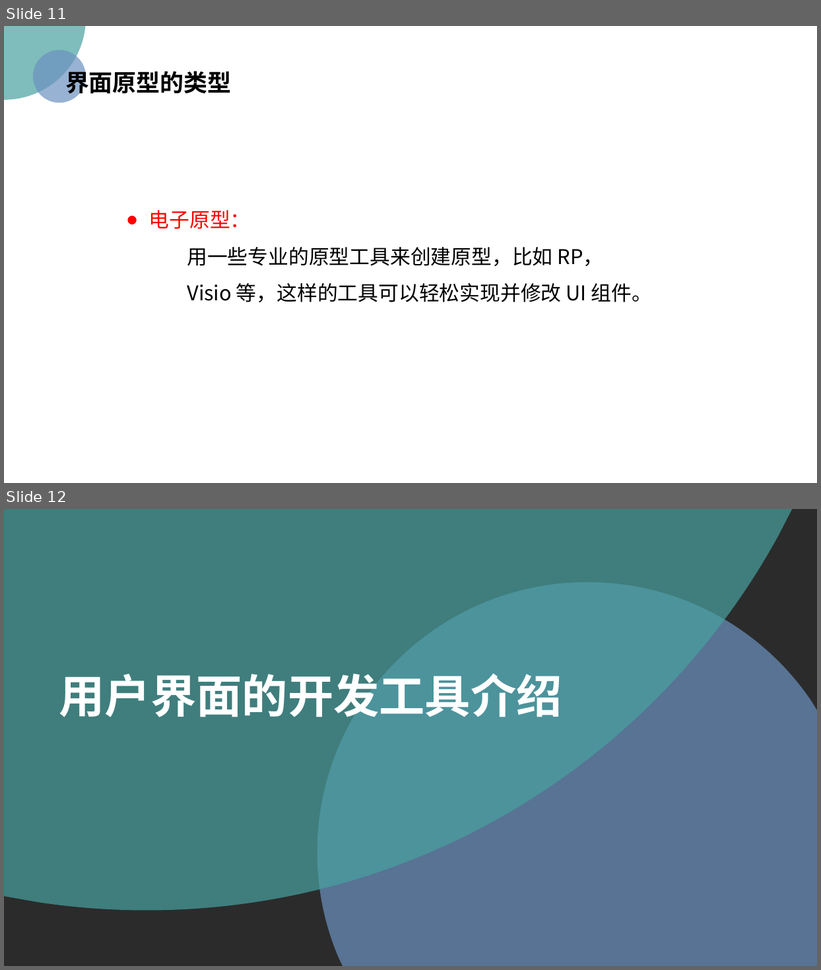
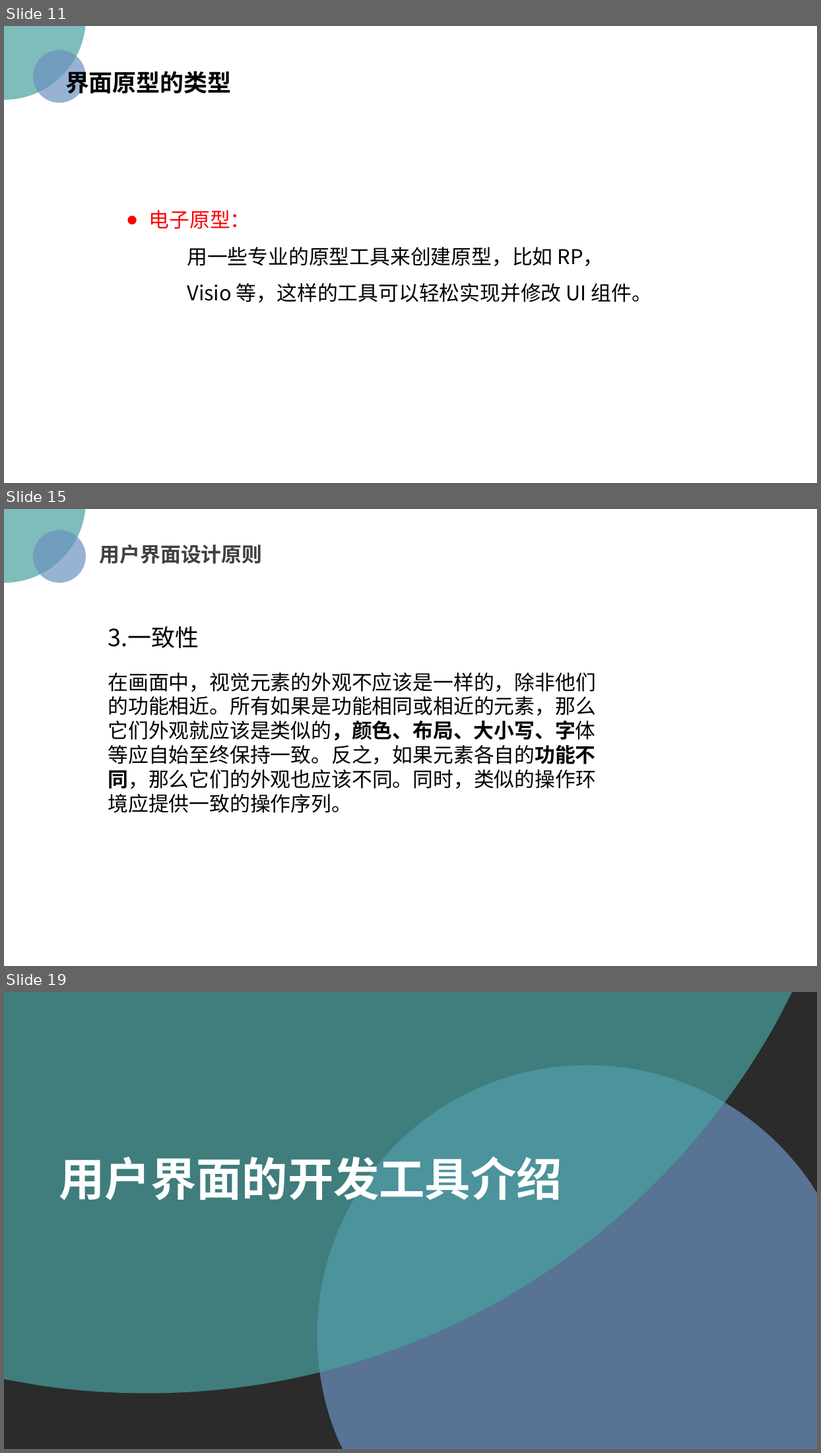
Before and after one commit to PRD2018/PRD2018-G15, a slide deck: 2018-11-4/UML基础2—吕迪部分.pptx. Shown one above the other, each under a label of ours: slides 11 and 12 before the commit, slides 11, 15 and 19 after it; the slides between them are not shown. The pictures are 821x970 and 821x1453 pixels, drawn with LibreOffice and Linux fonts; fonts in the diff are those of the drawing; background and template pictures are left out; a plain dark background stands for a picture behind light text. Boxes give left, top, right and bottom in pixels: in the first picture for what was removed or moved away, otherwise in the second. Text is boxed around its words. In the diff, an @@ line names an element or a change of style, - is before the commit and + after.

```diff
--- a/2018-11-4/UML基础2—吕迪部分.pptx
+++ b/2018-11-4/UML基础2—吕迪部分.pptx
@@ slide 15 added at box(4, 509, 817, 966), background picture (left out) @@
@@ ellipse added at box(4, 509, 86, 583), fill #48A2A0 at 70% opacity @@
@@ ellipse added at box(32, 529, 86, 583), fill #6C92C0 at 70% opacity @@
@@ text added at box(100, 545, 262, 564), 24 pt, text #404040, bold @@
+用户界面设计原则
@@ text added at box(108, 626, 596, 813), 24 pt, text #000000 @@
+3.一致性
+在画面中，视觉元素的外观不应该是一样的，除非他们的功能相近。所有如果是功能相同或相近的元素，那么它们外观就应该是类似的，颜色、布局、大小写、字体等应自始至终保持一致。反之，如果元素各自的功能不同，那么它们的外观也应该不同。同时，类似的操作环境应提供一致的操作序列。
@@ what was slide 12 is now slide 19 @@
```
Also in this commit, not shown: 1 slide changed, 7 other slides added, 1 other file.
